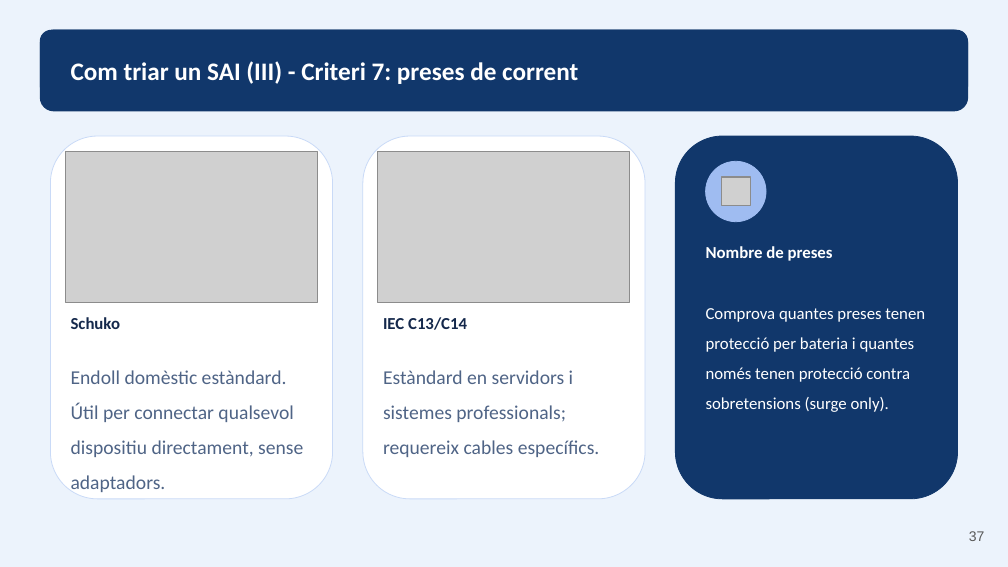
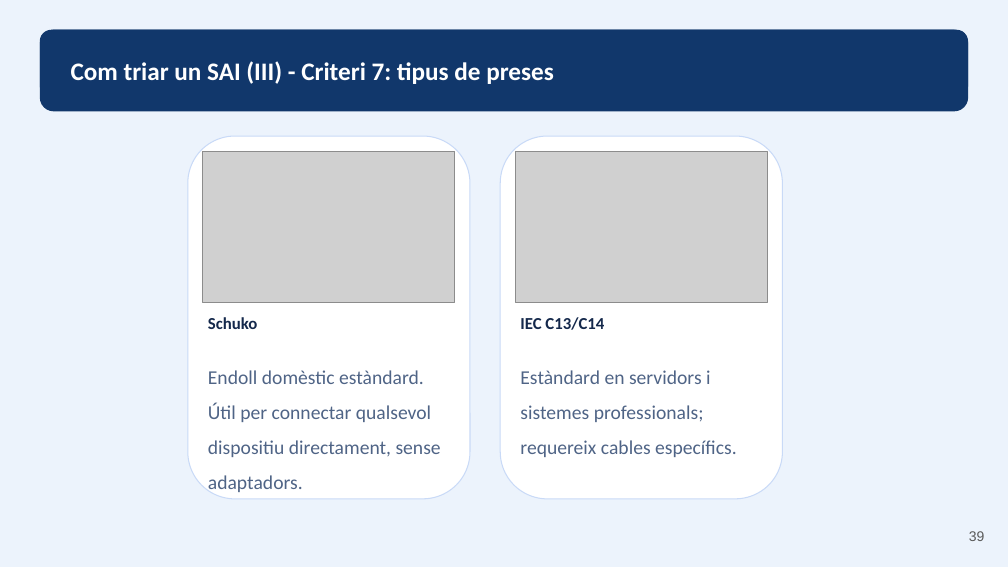
Before and after one commit to ejgutierrez74/smx-seguretat-informatica, a slide deck: slide 39 of materials-ra1/part-iii.pptx (slide 37 before the commit). Drawn at 1008x567 pixels with LibreOffice and Linux fonts; fonts in the diff are those of the drawing; grey boxes stand for pictures. Boxes give left, top, right and bottom in pixels: in the first picture for what was removed or moved away, otherwise in the second. Text is boxed around its words. In the diff, an @@ line names an element or a change of style, - is before the commit and + after.

```diff
--- a/materials-ra1/part-iii.pptx
+++ b/materials-ra1/part-iii.pptx
@@ rounded rectangle at box(40, 30, 968, 97): outline #11376B 0.74 pt to #11376B 0.75 pt @@
@@ rounded rectangle at box(40, 30, 968, 111): outline #11376B 0.74 pt to #11376B 0.75 pt @@
@@ text at box(71, 61, 554, 84): text changed @@
-Com triar un SAI (III) - Criteri 7: preses de corrent
+Com triar un SAI (III) - Criteri 7: tipus de preses
@@ rounded rectangle at box(187, 136, 470, 499): outline #C9DAF7 0.56 pt to #C9DAF7 0.75 pt @@
@@ 4 texts, 2 pictures, 2 rounded rectangles: place and size @@
-4 texts, 2 pictures, 2 rounded rectangles at box(50, 136, 645, 499)
+4 texts, 2 pictures, 2 rounded rectangles at box(187, 136, 782, 499)
@@ rounded rectangle at box(500, 136, 782, 499): outline #C9DAF7 0.56 pt to #C9DAF7 0.75 pt @@
@@ rounded rectangle removed at box(675, 136, 958, 499) @@
@@ ellipse removed at box(706, 161, 766, 222) @@
@@ picture removed at box(722, 177, 751, 207) @@
@@ text removed at box(706, 246, 833, 261) @@
-Nombre de preses
@@ text removed at box(706, 308, 925, 412) @@
-Comprova quantes preses tenen protecció per bateria i quantes només tenen protecció contra sobretensions (surge only).
@@ page number at box(969, 531, 985, 541): text changed @@
-37
+39
```
Also in this commit, not shown: 58 other slides changed, 2 slides added, 16 other files.
